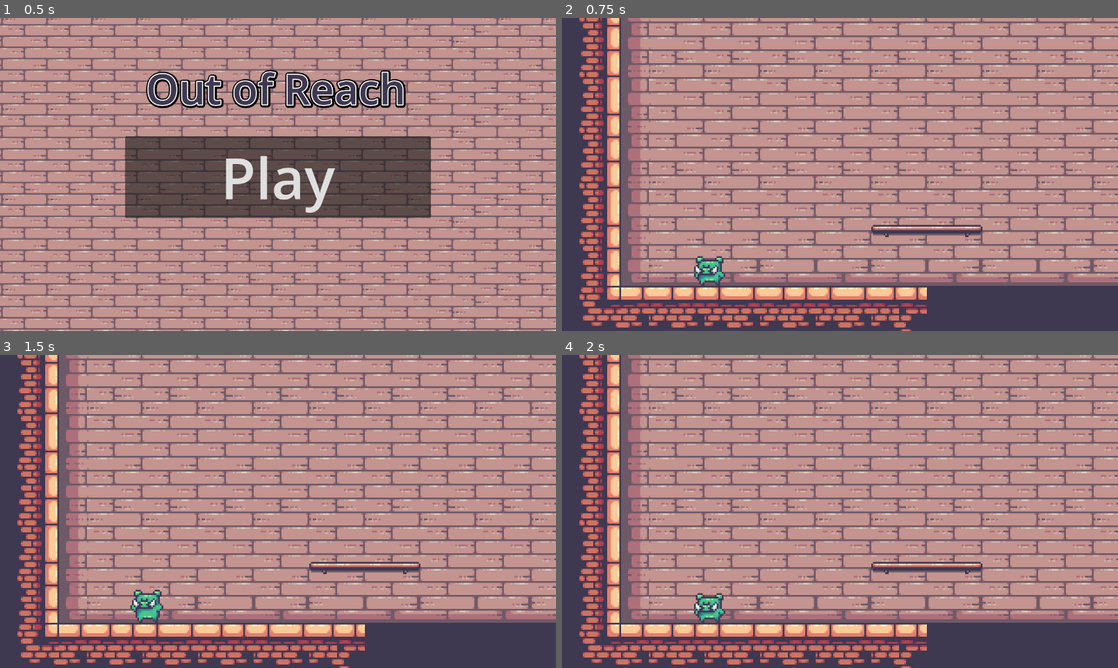
Above: before the commit, frames 1-4 (two rows, left to right).
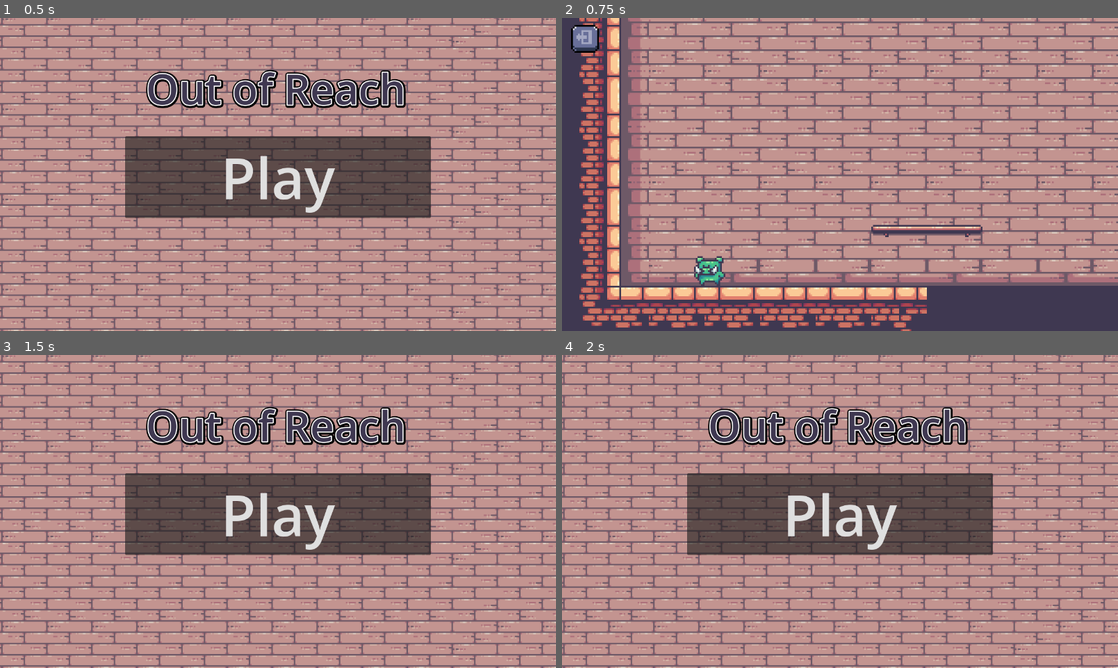
Above: after the commit, the same moments.

Repository: BulldozerDevv/Out-Of-Reach
Game: Godot game, scene res://Scenes/mainmenu.tscn
Same seed, same stepped clock (60 frames per second), same inputs: the game is played once before the commit and once after it.
Inputs (mouse positions are in pixels of both pictures, inside the frame that each line leads up to):
- Up to frame 1 (0.5 s): no input
- Up to frame 2 (0.75 s): click "Play" at 0.5 s
- Up to frame 3 (1.5 s): click (22, 376) at 1.27 s
- Up to frame 4 (2 s): no input

Frame 1 is identical in both runs. In frame 2, 0.4% of the frame differs, in the area x 1-7%, y 2-12%; in frame 3, 68%, in the area x 0-100%, y 0-100%; in frame 4, 68%.

Commit message:
Added "back" ui button & arranged the death area

Diff:
--- a/Scenes/main_level.tscn
+++ b/Scenes/main_level.tscn
@@ -9,6 +9,7 @@
 [ext_resource type="AudioStream" uid="uid://bv4h6sww3dmet" path="res://dragon-studio-cartoon-jump-463196.mp3" id="8_ha3dl"]
 [ext_resource type="PackedScene" uid="uid://bvl1xnw8xacbg" path="res://Scenes/gravityfield.tscn" id="8_tqiex"]
 [ext_resource type="AudioStream" uid="uid://b05gmv5albg74" path="res://edimar_ramide-death2-340040.mp3" id="9_ha3dl"]
+[ext_resource type="Texture2D" uid="uid://b27wnaq3b2its" path="res://Sprites/back_grey.png" id="10_f3gli"]
 
 [sub_resource type="TileSetAtlasSource" id="TileSetAtlasSource_lwkuy"]
 texture = ExtResource("4_a2ia3")
@@ -541,6 +542,28 @@
 [sub_resource type="RectangleShape2D" id="RectangleShape2D_ha3dl"]
 size = Vector2(2584, 616)
 
+[sub_resource type="StyleBoxEmpty" id="StyleBoxEmpty_2jcip"]
+
+[sub_resource type="StyleBoxEmpty" id="StyleBoxEmpty_6l6h0"]
+
+[sub_resource type="StyleBoxEmpty" id="StyleBoxEmpty_o18aq"]
+
+[sub_resource type="StyleBoxEmpty" id="StyleBoxEmpty_hd7sb"]
+
+[sub_resource type="StyleBoxEmpty" id="StyleBoxEmpty_5vthg"]
+
+[sub_resource type="StyleBoxEmpty" id="StyleBoxEmpty_unus1"]
+
+[sub_resource type="StyleBoxEmpty" id="StyleBoxEmpty_vgie2"]
+
+[sub_resource type="StyleBoxEmpty" id="StyleBoxEmpty_and0o"]
+
+[sub_resource type="StyleBoxEmpty" id="StyleBoxEmpty_jf8f8"]
+
+[sub_resource type="StyleBoxEmpty" id="StyleBoxEmpty_qx7ya"]
+
+[sub_resource type="StyleBoxEmpty" id="StyleBoxEmpty_d4dc6"]
+
 [node name="Main Level" type="Node2D"]
 script = ExtResource("1_ha3dl")
 
@@ -575,6 +598,8 @@
 zoom = Vector2(4, 4)
 process_callback = 0
 limit_left = 190
+limit_top = 90
+limit_right = 1632
 limit_bottom = 410
 position_smoothing_enabled = true
 position_smoothing_speed = 10.175
@@ -582,13 +607,6 @@
 [node name="GravityField" parent="." instance=ExtResource("8_tqiex")]
 position = Vector2(696, 256)
 
-[node name="Button" type="Button" parent="."]
-offset_left = 1467.0
-offset_top = 346.0
-offset_right = 1512.0
-offset_bottom = 377.0
-text = "back"
-
 [node name="Area2D" type="Area2D" parent="."]
 
 [node name="CollisionShape2D" type="CollisionShape2D" parent="Area2D"]
@@ -605,6 +623,28 @@
 
 [node name="Timer" type="Timer" parent="."]
 
-[connection signal="pressed" from="Button" to="." method="_on_button_pressed"]
+[node name="CanvasLayer" type="CanvasLayer" parent="."]
+
+[node name="Button" type="Button" parent="CanvasLayer"]
+texture_filter = 1
+offset_left = 21.0
+offset_top = 16.0
+offset_right = 37.0
+offset_bottom = 32.0
+scale = Vector2(4, 4)
+theme_override_styles/focus = SubResource("StyleBoxEmpty_2jcip")
+theme_override_styles/disabled_mirrored = SubResource("StyleBoxEmpty_6l6h0")
+theme_override_styles/disabled = SubResource("StyleBoxEmpty_o18aq")
+theme_override_styles/hover_pressed_mirrored = SubResource("StyleBoxEmpty_hd7sb")
+theme_override_styles/hover_pressed = SubResource("StyleBoxEmpty_5vthg")
+theme_override_styles/hover_mirrored = SubResource("StyleBoxEmpty_unus1")
+theme_override_styles/hover = SubResource("StyleBoxEmpty_vgie2")
+theme_override_styles/pressed_mirrored = SubResource("StyleBoxEmpty_and0o")
+theme_override_styles/pressed = SubResource("StyleBoxEmpty_jf8f8")
+theme_override_styles/normal_mirrored = SubResource("StyleBoxEmpty_qx7ya")
+theme_override_styles/normal = SubResource("StyleBoxEmpty_d4dc6")
+icon = ExtResource("10_f3gli")
+
 [connection signal="body_entered" from="Area2D" to="." method="_on_area_2d_body_entered"]
 [connection signal="timeout" from="Timer" to="." method="_on_timer_timeout"]
+[connection signal="pressed" from="CanvasLayer/Button" to="." method="_on_button_pressed"]
--- a/Scripts/main_level.gd
+++ b/Scripts/main_level.gd
@@ -8,6 +8,8 @@
 
 
 func _on_area_2d_body_entered(body):
+	if body.is_in_group("Players"):
+		body.frozen = true
 	timer.start(1)
 	$"EdimarRamide-death2-340040".play()
 
--- a/Scripts/player.gd
+++ b/Scripts/player.gd
@@ -8,12 +8,15 @@
 var air_base_velocity_x = 0.0
 var pushforce = 80.0
 var haskey = false
+var frozen = false
 @onready var animated_sprite_2d = $AnimatedSprite2D
 @onready var collision_shape_2d = $CollisionShape2D
 @onready var dragon_studio_cartoon_jump_463196 = $"../Dragon-studio-cartoon-jump-463196"
 
 
 func _physics_process(delta):
+	if frozen:
+		return
 	if not is_on_floor():
 		velocity += get_gravity() * delta  * -up_direction
 
Not shown: 1 places in Scenes/main_level.tscn that only renumber resources
Binary file added: Sprites/back_grey.png
Not shown, added: Sprites/back_grey.png.import
